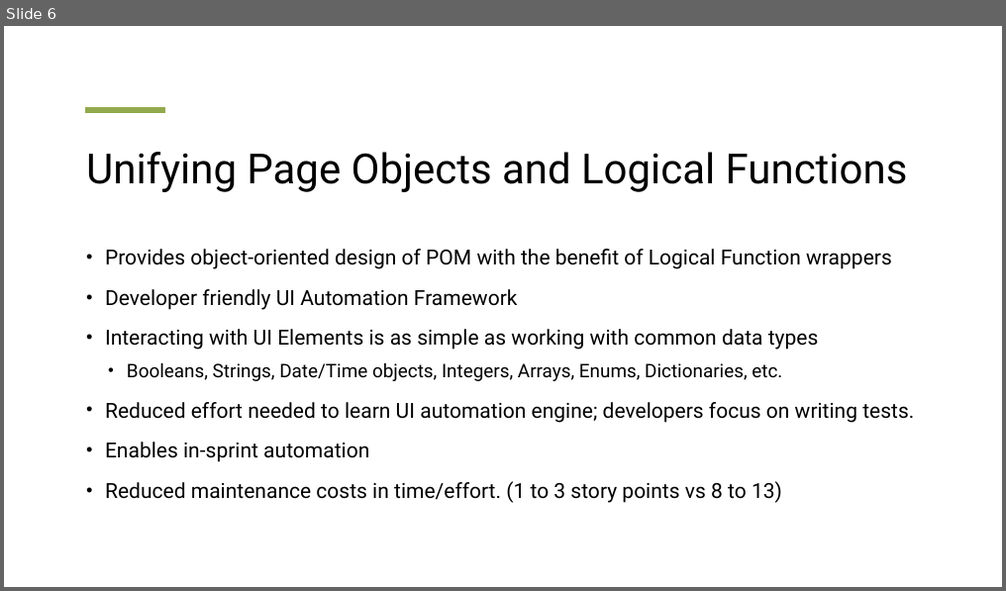
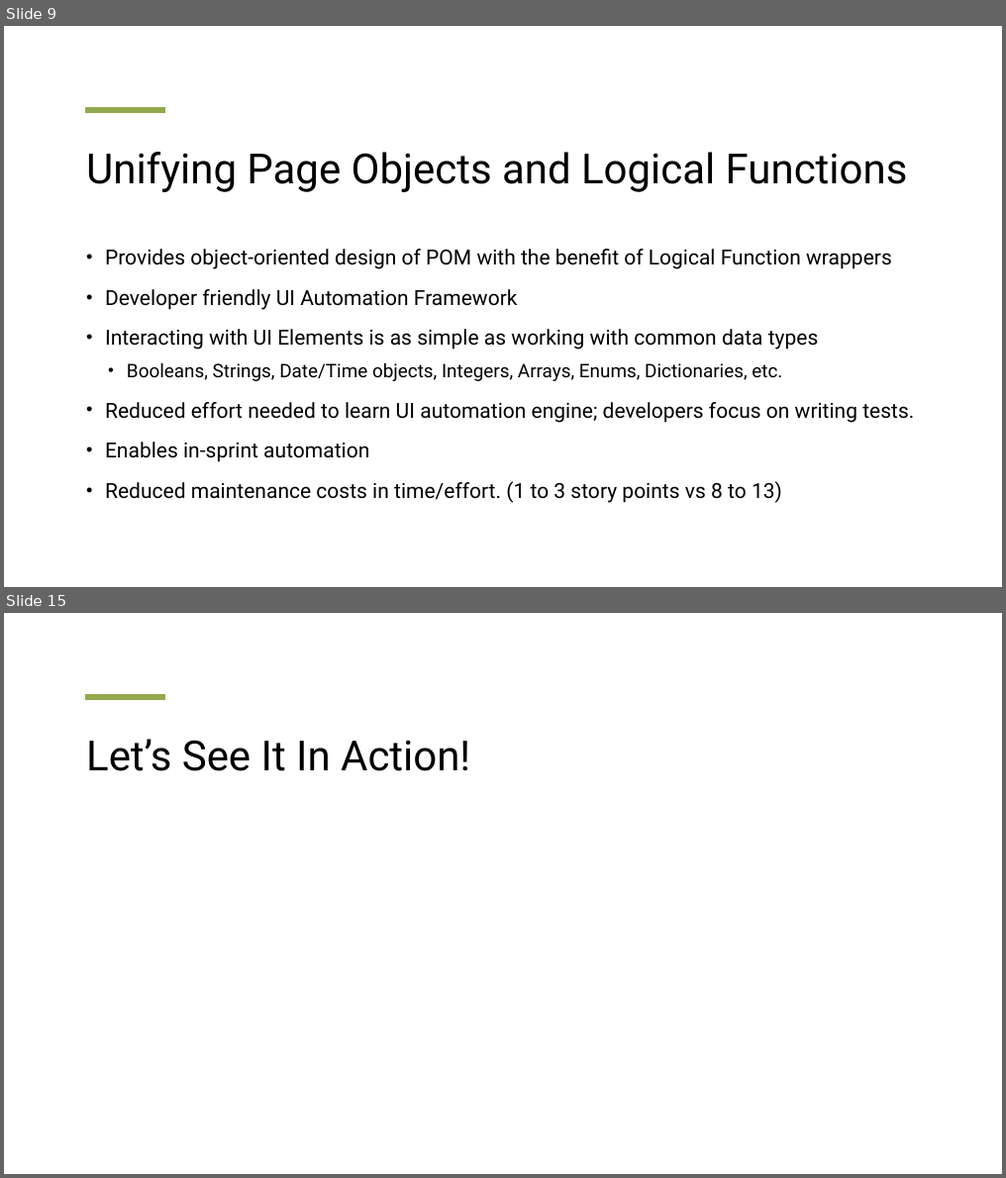
Before and after one commit to Snip3rM00n/pnsqc_quality_jam_demo, a slide deck: HybridPOMLFM.pptx. Shown one above the other, each under a label of ours: slide 6 before the commit, slides 9 and 15 after it; the slides between them are not shown. The pictures are 1006x591 and 1006x1178 pixels, drawn with LibreOffice and Linux fonts; fonts in the diff are those of the drawing. Boxes give left, top, right and bottom in pixels: in the first picture for what was removed or moved away, otherwise in the second. Text is boxed around its words. In the diff, an @@ line names an element or a change of style, - is before the commit and + after.

```diff
--- a/HybridPOMLFM.pptx
+++ b/HybridPOMLFM.pptx
@@ slide 15 added at box(4, 613, 1002, 1174), background #FFFFFF; not listed: 1 template element that a slide beside it also shows @@
@@ title added at box(86, 739, 470, 771), 40 pt, text #000000 @@
+Let’s See It In Action!
@@ what was slide 6 is now slide 9 @@
```
Also in this commit, not shown: 2 slides changed, 9 other slides added, 11 other files.
